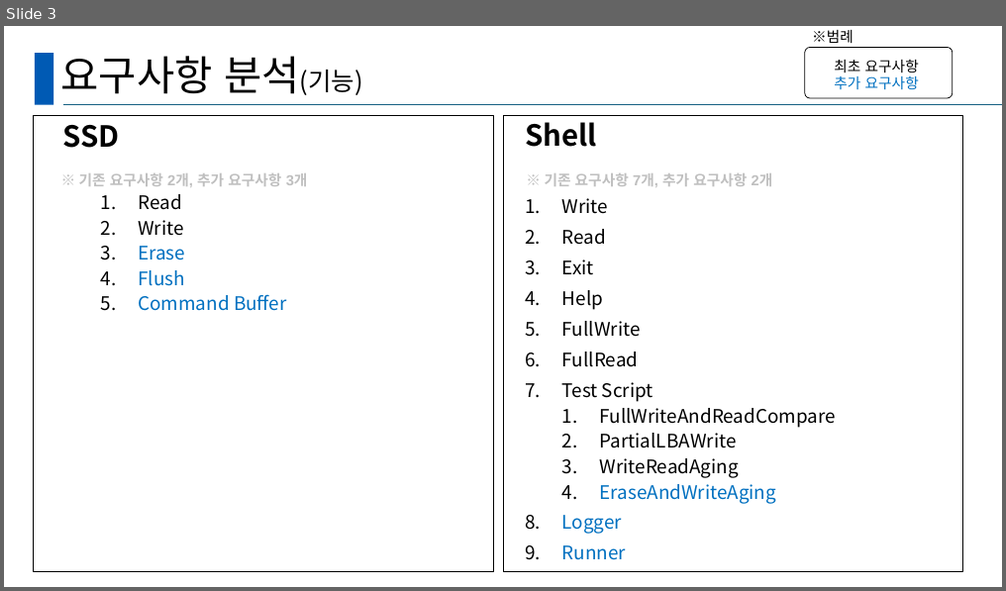
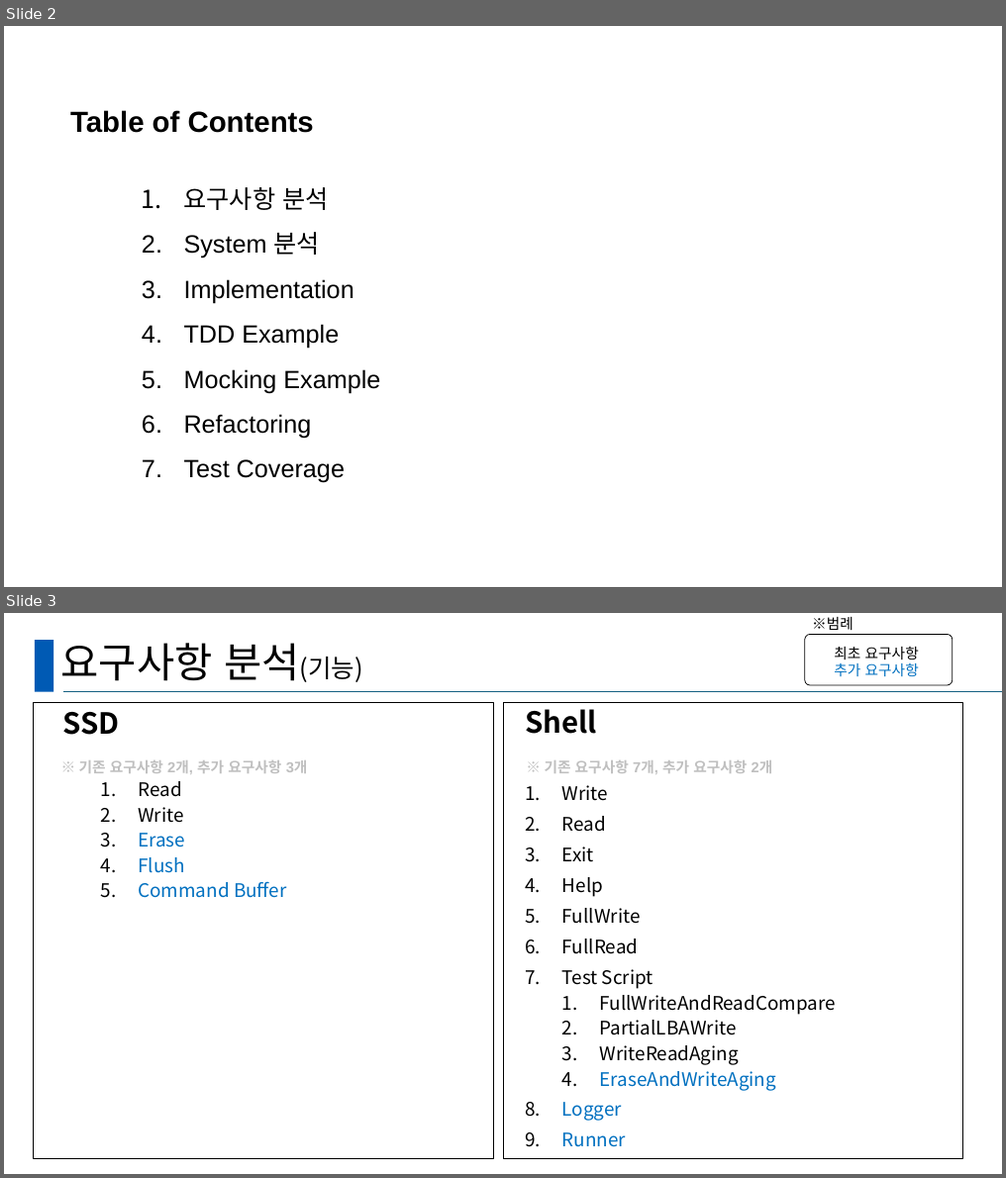
Before and after one commit to Hyominii/ssd, a slide deck: SSD_B_BestReviewer.pptx. Shown one above the other, each under a label of ours: slide 3 before the commit, slides 2 and 3 after it. The pictures are 1006x591 and 1006x1178 pixels, drawn with LibreOffice and Linux fonts; fonts in the diff are those of the drawing. Boxes give left, top, right and bottom in pixels: in the first picture for what was removed or moved away, otherwise in the second. Text is boxed around its words. In the diff, an @@ line names an element or a change of style, - is before the commit and + after.

```diff
--- a/SSD_B_BestReviewer.pptx
+++ b/SSD_B_BestReviewer.pptx
@@ slide 2 added at [4,26,1002,587], background #FFFFFF @@
@@ text added at [70,110,314,133], 28 pt, text #000000, bold @@
+Table of Contents
@@ text added at [184,187,380,483], 24 pt, text #000000 @@
+      1. 요구사항 분석
+      2. System 분석
+      3. Implementation
+      4. TDD Example
+      5. Mocking Example
+      6. Refactoring
+      7. Test Coverage
```
Also in this commit, not shown: 4 slides changed, 7 other slides added, 4 slides removed.
